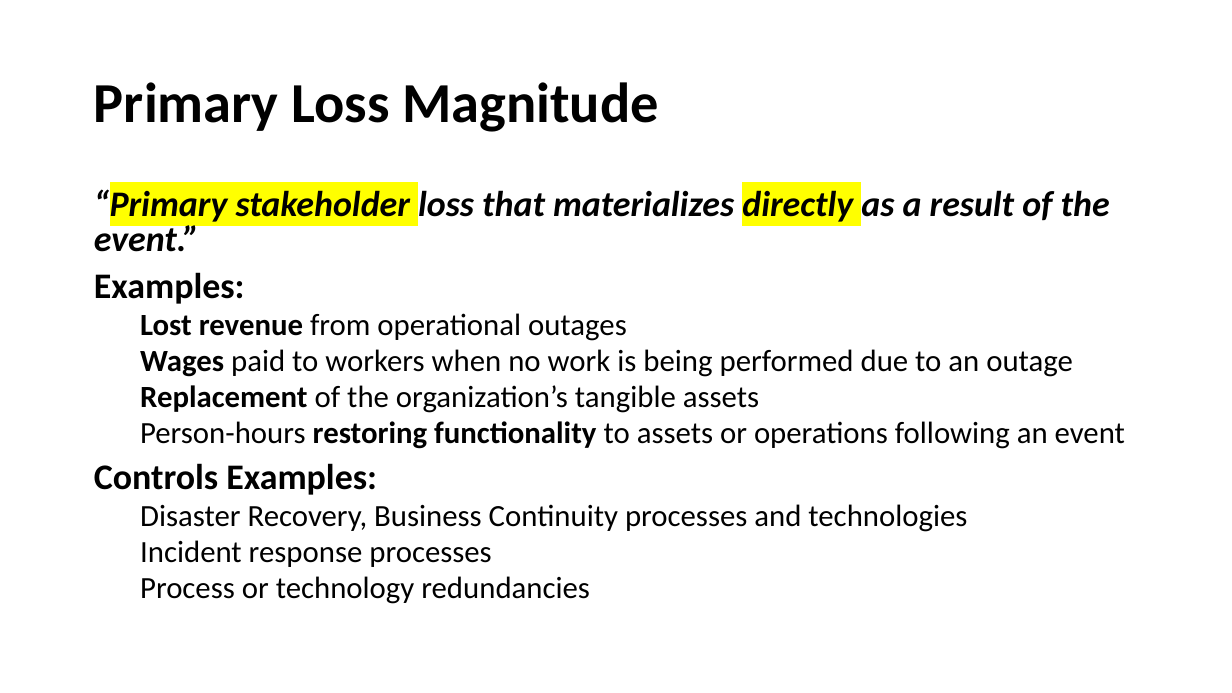
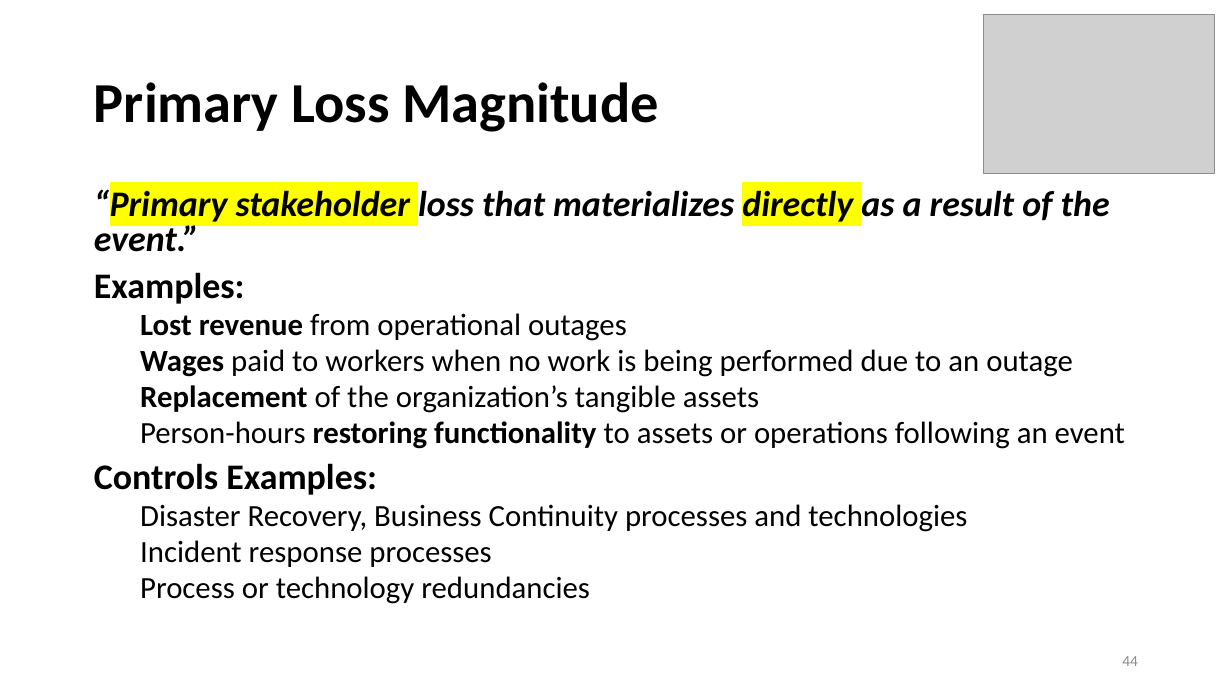
Before and after one commit to OSUso/FAIR-Open-Course, a slide deck: slide 44 of FAIR Open Course - Module 02 - The FAIR Model.pptx (slide 41 before the commit). Drawn at 1232x693 pixels with LibreOffice and Linux fonts; fonts in the diff are those of the drawing; grey boxes stand for pictures. Boxes give left, top, right and bottom in pixels: in the first picture for what was removed or moved away, otherwise in the second. Text is boxed around its words. In the diff, an @@ line names an element or a change of style, - is before the commit and + after.

```diff
--- a/FAIR Open Course - Module 02 - The FAIR Model.pptx
+++ b/FAIR Open Course - Module 02 - The FAIR Model.pptx
@@ picture added at box(984, 14, 1214, 173) @@
@@ page number added at box(1122, 656, 1138, 666), 12 pt, text #8C8C8C @@
+44
```
Also in this commit, not shown: 62 other slides changed, 3 slides added, 2 other files.
